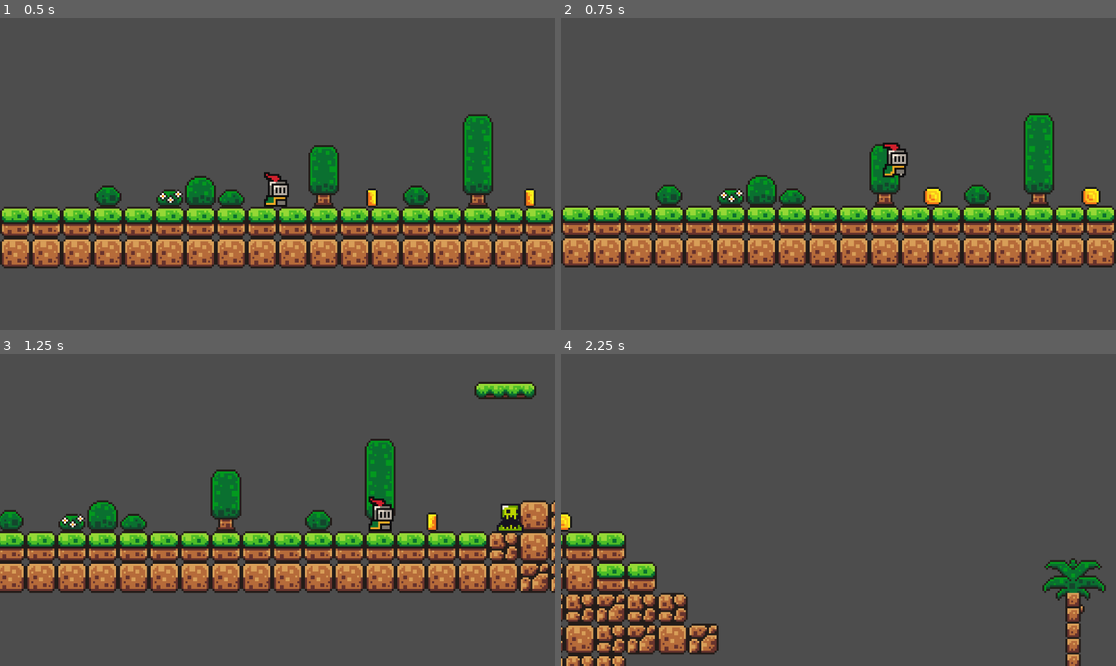
Above: before the commit, frames 1-4 (two rows, left to right).
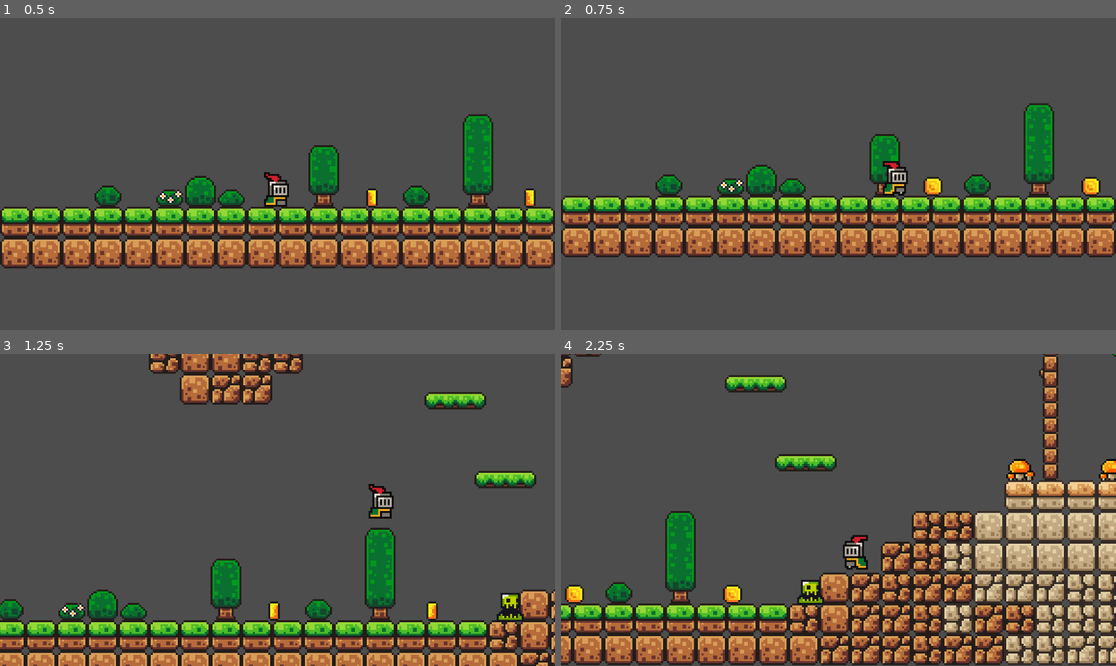
Above: after the commit, the same moments.

Repository: zhl27/2d-test-game
Game: Godot game, scene res://scenes/game.tscn
Two runs of this game, one before a commit and one after it. Both use one fixed random seed, a clock stepped at 60 frames per second and the inputs below.
Inputs (mouse positions are in pixels of both pictures, inside the frame that each line leads up to):
- Up to frame 1 (0.5 s): no input
- Up to frame 2 (0.75 s): move the mouse to (960, 158) at 0.52 s; hold D (move_right) from 0.53 s (still down); tap H (hit_player) at 0.6 s
- Up to frame 3 (1.25 s): keep holding D (move_right); tap Space (jump) at 0.77 s
- Up to frame 4 (2.25 s): move the mouse to (727, 525) at 1.27 s; tap H (hit_player) at 1.35, 2.1 s; tap Space (jump) at 1.52 s; move the mouse to (894, 441) at 2.02 s; release D (move_right) at 2.03 s; hold A (move_left) from 2.03 s (still down)

Frame 1 is identical in both runs. In frame 2, 22% of the frame differs, in the area x 0-100%, y 27-80%; in frame 3, 46%, in the area x 0-100%, y 0-100%; in frame 4, 41%.

Commit message:
jugador recibe daño de enemigo

Diff:
--- a/scenes/slime_green.tscn
+++ b/scenes/slime_green.tscn
@@ -147,3 +147,4 @@
 
 [connection signal="body_entered" from="." to="." method="_on_body_entered"]
 [connection signal="body_entered" from="Area2D" to="." method="_on_area_2d_body_entered"]
+[connection signal="body_exited" from="Area2D" to="." method="_on_area_2d_body_exited"]
--- a/scripts/player.gd
+++ b/scripts/player.gd
@@ -43,7 +43,8 @@
 func hit(from_where : Vector2):
 	$HurtSFX.play()
 	$AnimatedSprite2D.play("hurt")
-	velocity += from_where
+	var direction : Vector2 = -global_position.direction_to(from_where)
+	velocity = direction * Vector2(1, 0.5) * 500
 
 
 func kill():
--- a/scripts/slime_green.gd
+++ b/scripts/slime_green.gd
@@ -1,7 +1,7 @@
 extends RigidBody2D
 
 var SPEED : float = 300
-
+var objects_still_in_area : Array[Node2D] = []
 
 # Called when the node enters the scene tree for the first time.
 func _ready() -> void:
@@ -21,8 +21,10 @@
 	if $RayCastDown.is_colliding():
 		apply_central_impulse(Vector2(0,-100))
 
+	for body in objects_still_in_area:
+		body.hit(global_position)
 
 func _on_area_2d_body_entered(body: Node2D) -> void:
-	var direction : Vector2 = position.direction_to(body.global_position) * 1000
-	print(direction)
-	body.hit(direction)
+	objects_still_in_area.append(body)
+func _on_area_2d_body_exited(body: Node2D) -> void:
+	objects_still_in_area.erase(body)
